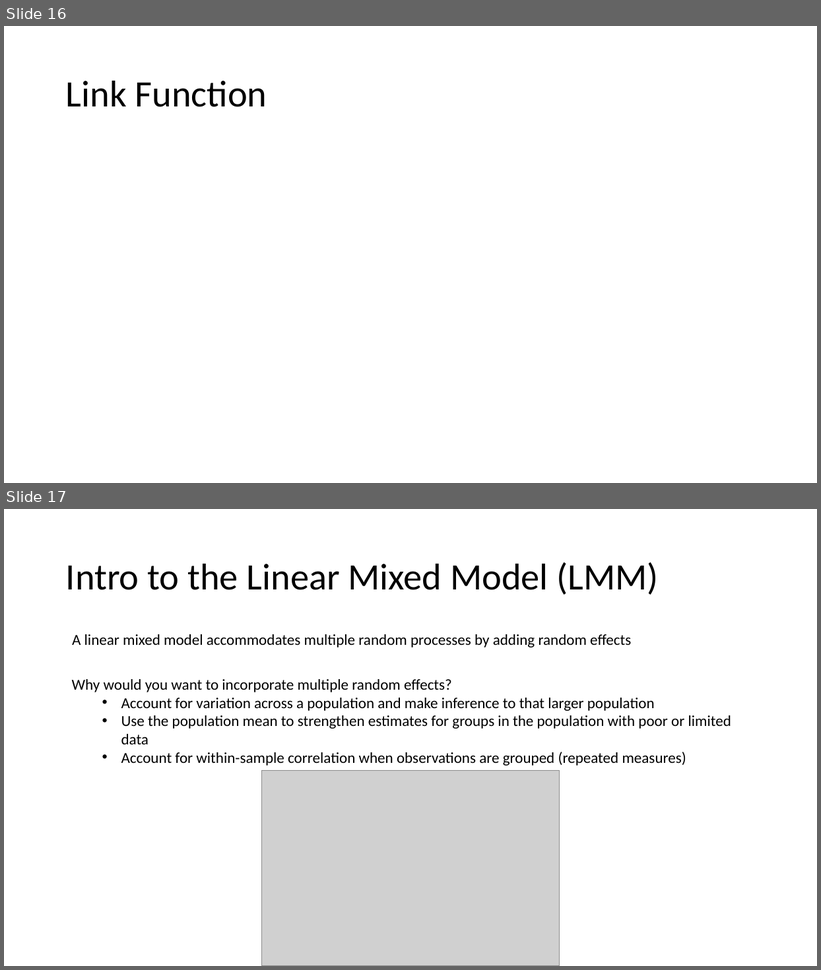
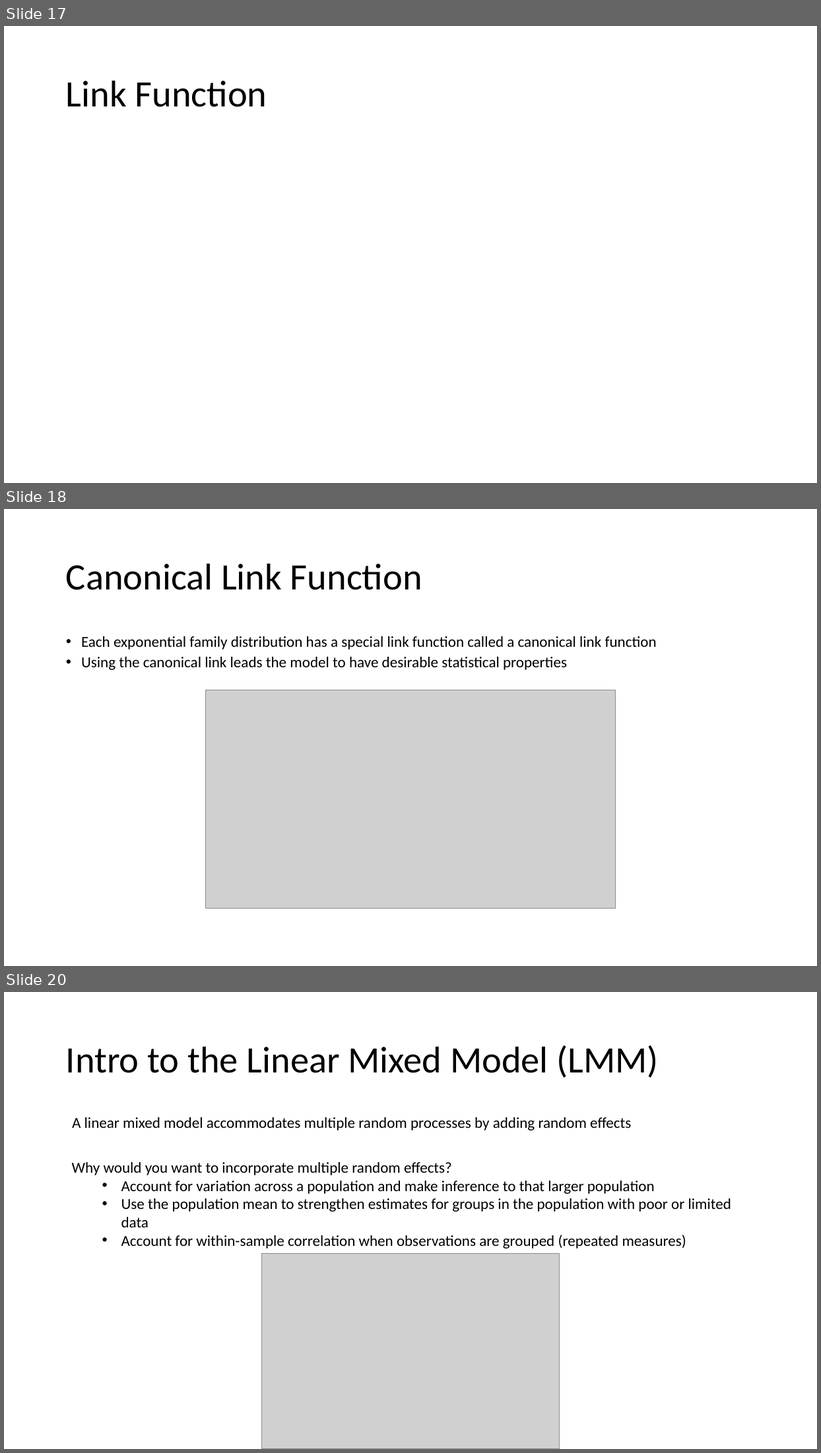
Before and after one commit to ELaBrecque-MMC/RegressionModelOverview, a slide deck: Notes/RegressionModelOverview.pptx. Shown one above the other, each under a label of ours: slides 16 and 17 before the commit, slides 17, 18 and 20 after it; the slides between them are not shown. The pictures are 821x970 and 821x1453 pixels, drawn with LibreOffice and Linux fonts; fonts in the diff are those of the drawing; grey boxes stand for pictures. Boxes give left, top, right and bottom in pixels: in the first picture for what was removed or moved away, otherwise in the second. Text is boxed around its words. In the diff, an @@ line names an element or a change of style, - is before the commit and + after.

```diff
--- a/Notes/RegressionModelOverview.pptx
+++ b/Notes/RegressionModelOverview.pptx
@@ slide 18 added at (4, 509, 817, 966), background #FFFFFF @@
@@ title added at (66, 563, 422, 590), 44 pt, text #000000 @@
+Canonical Link Function
@@ text added at (81, 636, 657, 670), 18 pt, text #000000 @@
+      • Each exponential family distribution has a special link function called a canonical link function
+      • Using the canonical link leads the model to have desirable statistical properties
@@ picture added at (205, 690, 615, 909) @@
@@ what was slide 16 is now slide 17 @@
@@ what was slide 17 is now slide 20 @@
```
Also in this commit, not shown: 2 slides changed, 2 other slides added, 2 other files.
